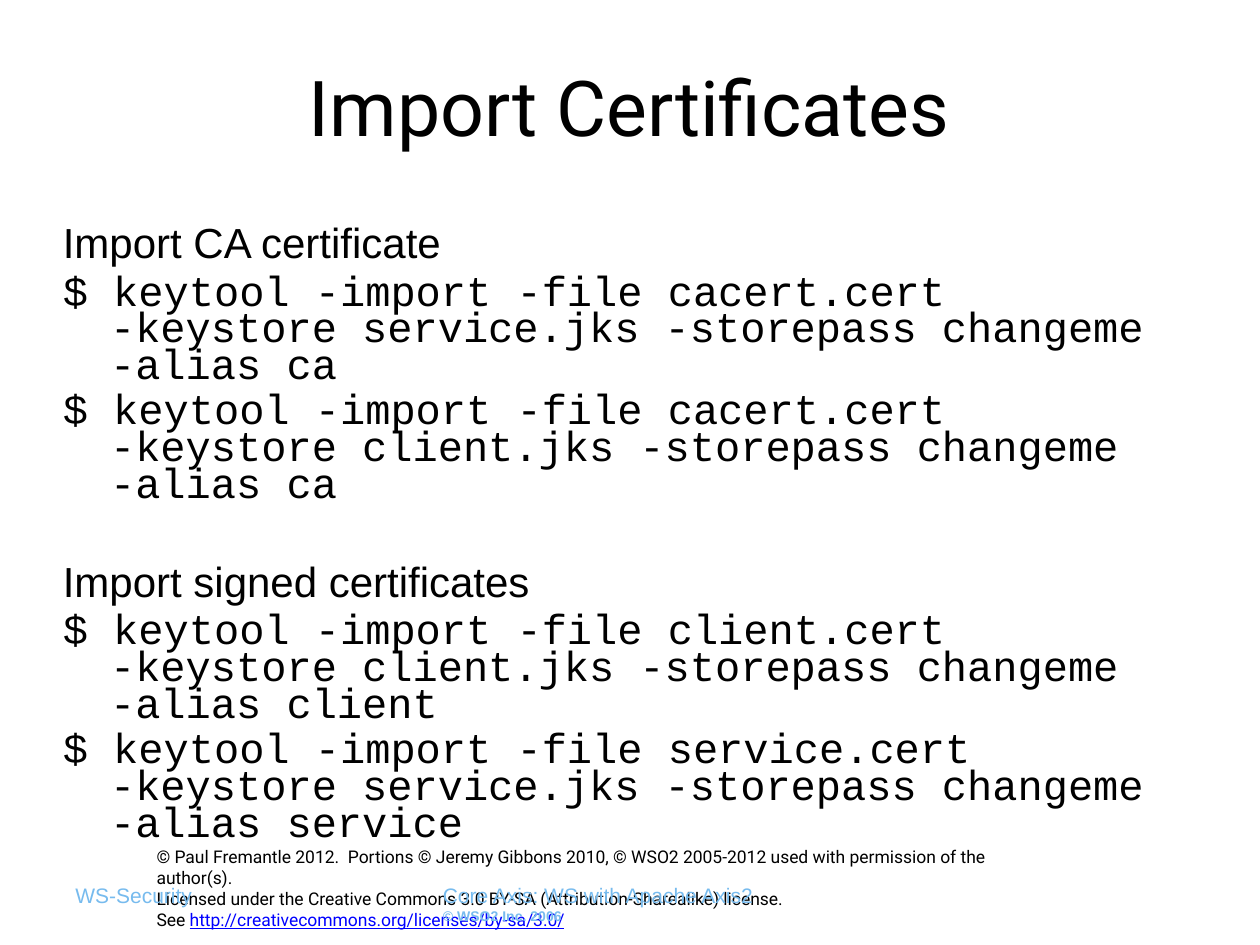
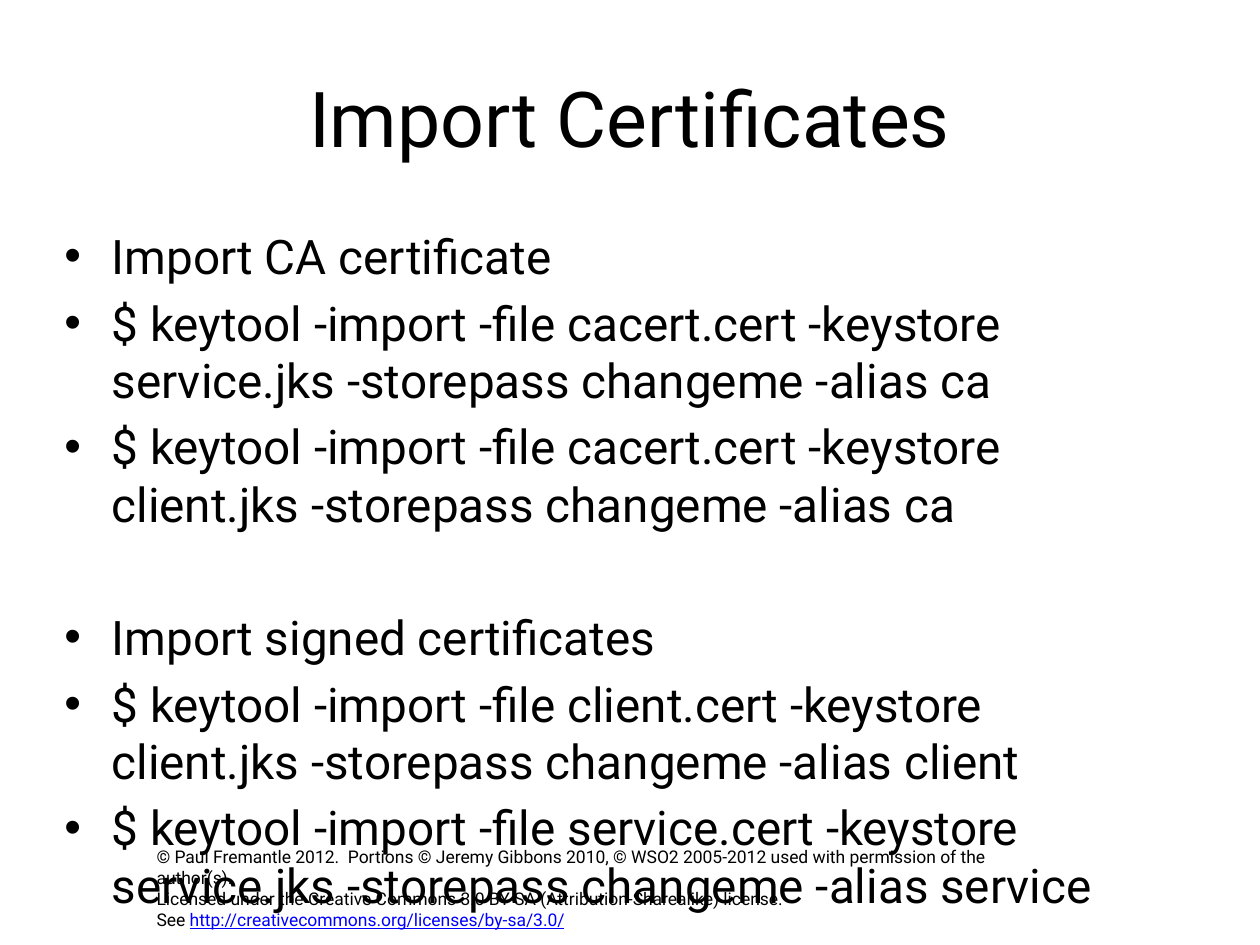
Before and after one commit to pzfreo/ox-soa-old, a slide deck: slide 10 of presentations/09a-Key Management.pptx. Drawn at 1260x945 pixels with LibreOffice and Linux fonts; fonts in the diff are those of the drawing; background and template pictures are left out. Boxes give left, top, right and bottom in pixels: in the first picture for what was removed or moved away, otherwise in the second. Text is boxed around its words. In the diff, an @@ line names an element or a change of style, - is before the commit and + after.

```diff
--- a/presentations/09a-Key Management.pptx
+++ b/presentations/09a-Key Management.pptx
@@ title "Import Certificates" at [309,88,950,163]: line spacing 0.73 to 1 @@
@@ text "Import CA certificate": place and size @@
-text "Import CA certificate" at [63,227,1144,838]
+text "Import CA certificate" at [112,237,1091,914]
@@ text "Import CA certificate" at [112,237,1091,914]: size 24 to 27.2 pt; font Arial to Roboto in "Import CA certificate", "Import signed certificates"; font Courier New to Roboto in "$ keytool -import -file cacert.cert -keystore service.jks ...", "$ keytool -import -file cacert.cert -keystore client.jks ...", "$ keytool -import -file client.cert -keystore client.jks ...", "$ keytool -import -file service.cert -keystore service.jks ..."; bullet none to •; line spacing 0.94 to 1; line spacing 0.73 to 1 @@
@@ text removed at [75,888,192,907] @@
-WS-Security
@@ text removed at [443,888,752,925] @@
-Core Axis: WS with Apache Axis2
-© WSO2 Inc. 2006
```
Also in this commit, not shown: 10 other slides changed, 6 other files.
